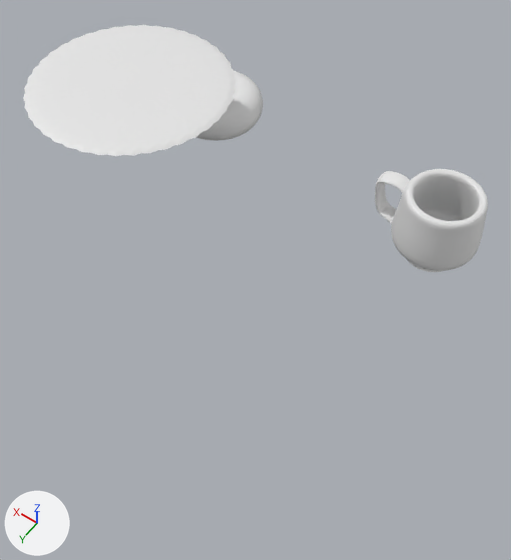
The Blender file donut-2026/donut-tut2026-7.blend, before and after one commit.
The view is the same before and after, from a camera (50 mm lens) standing at (-1.061, 1.513, 1.585) and looking at (-0.345, 0.51, 0.01). Every picture has the same lights, and +X, +Y and +Z are marked at lower left. The first picture is the older version.

Objects in the first picture: 'Circle', 'Cup', 'Donut'.
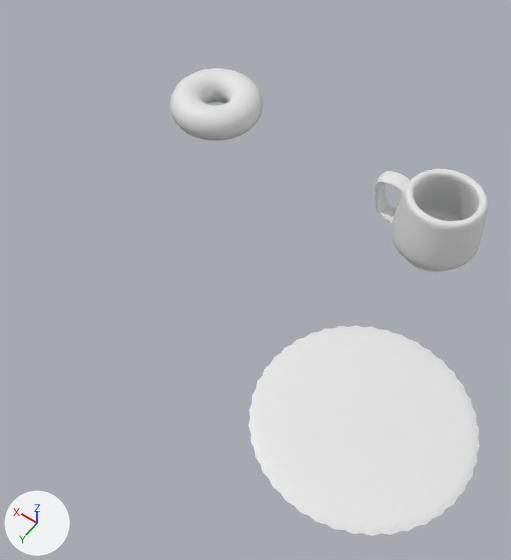
The edits, one by one:
Object 'Circle' (ob_circle) moves from (0.214, 0.343, 0.314) to (-0.791, 0.647, -0.13).

Location of each change, [x1, y1, x2, y2] in pixels of the pictures (511 x 560 px):
'Circle', moved
    before: [23, 25, 236, 156]
    after: [249, 325, 480, 536]
'Donut', unchanged, uncovered by the edit
    before: [196, 71, 263, 141]
    after: [170, 68, 263, 141]
